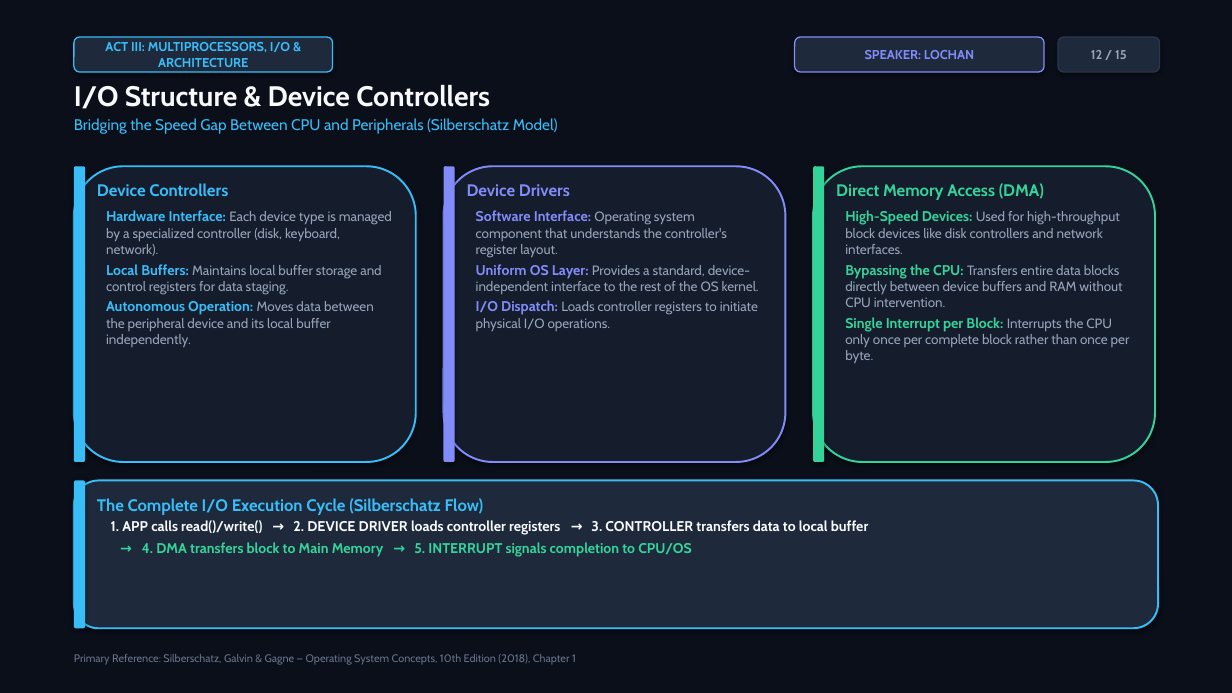
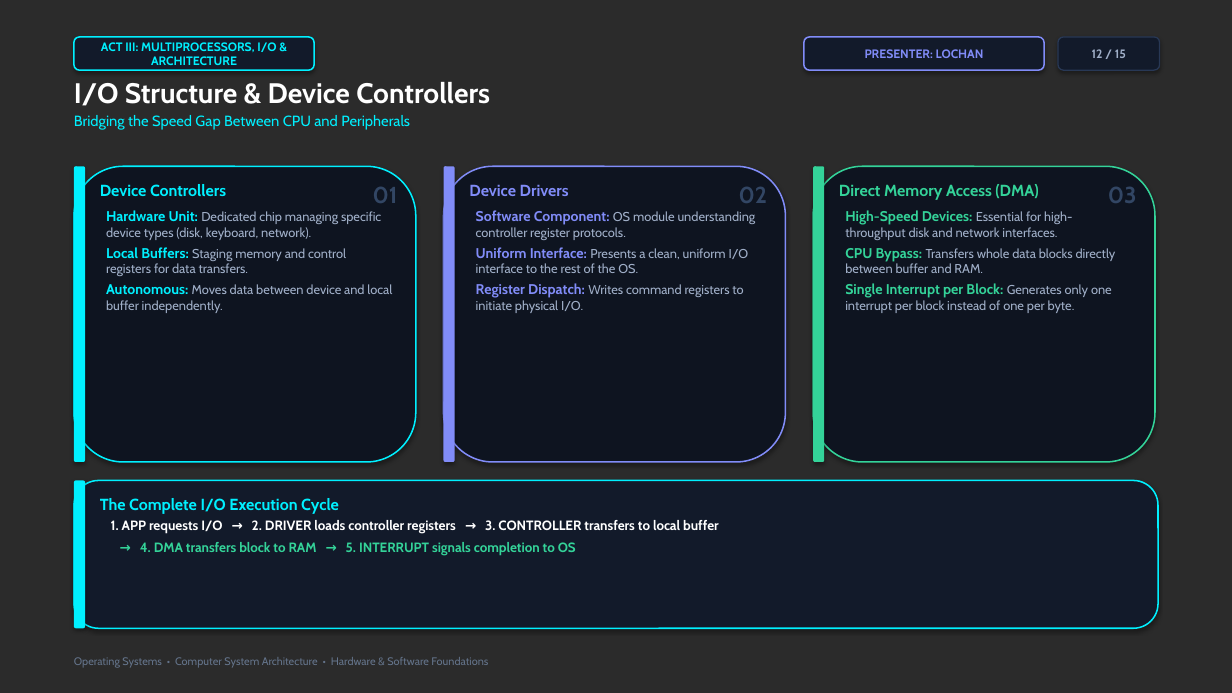
Before and after one commit to vangaramcharan2007-del/alfred, a slide deck: slide 12 of Computer_System_Architecture_OS.pptx. Drawn at 1232x693 pixels with LibreOffice and Linux fonts; fonts in the diff are those of the drawing; background and template pictures are left out; a plain dark background stands for a picture behind light text. Boxes give left, top, right and bottom in pixels: in the first picture for what was removed or moved away, otherwise in the second. Text is boxed around its words. In the diff, an @@ line names an element or a change of style, - is before the commit and + after.

Commit message:
feat(presentation): upgrade to high-production-value cinematic dark visual theme with 1080p hardware overlays

```diff
--- a/Computer_System_Architecture_OS.pptx
+++ b/Computer_System_Architecture_OS.pptx
@@ background #0B0F19 to picture (left out) @@
@@ rectangle removed at (0,0,1232,693) @@
@@ rounded rectangle "ACT III: MULTIPROCESSORS, I/O & ...": place and size @@
-rounded rectangle "ACT III: MULTIPROCESSORS, I/O & ..." at (74,37,333,72)
+rounded rectangle "ACT III: MULTIPROCESSORS, I/O & ..." at (74,37,314,70)
@@ rounded rectangle "ACT III: MULTIPROCESSORS, I/O & ..." at (74,37,314,70): size 10 to 9.5 pt, text colour #38BDF8 to #00F0FF; fill #1E293B to #121A2A; outline #38BDF8 1 pt to #00F0FF 1.2 pt @@
@@ rounded rectangle "PRESENTER: LOCHAN": place and size @@
-rounded rectangle "PRESENTER: LOCHAN" at (795,37,1044,72)
+rounded rectangle "PRESENTER: LOCHAN" at (804,37,1044,70)
@@ rounded rectangle "PRESENTER: LOCHAN" at (804,37,1044,70): fill #1E293B to #121A2A; outline #818CF8 1 pt to #818CF8 1.2 pt @@
@@ text in rounded rectangle at (865,49,984,58): text changed; size 10 to 9.5 pt @@
-SPEAKER: LOCHAN
+PRESENTER: LOCHAN
@@ rounded rectangle "12 / 15" at (1058,37,1160,70): size 10 to 9.5 pt, text colour #94A3B8 to #A0AFC8; fill #1E293B to #121A2A; outline #2A364F 1 pt to #283855 1 pt @@
@@ text at (74,82,490,106): text colour #F8FAFC to #FFFFFF in "I/O Structure & Device Controllers" @@
@@ text at (74,115,410,130): text changed; size 12 to 11.5 pt; text colour #38BDF8 to #00F0FF @@
-Bridging the Speed Gap Between CPU and Peripherals (Silberschatz Model)
+Bridging the Speed Gap Between CPU and Peripherals
@@ rounded rectangle at (74,166,85,462): fill #38BDF8 to #00F0FF @@
@@ rounded rectangle at (74,166,416,462): fill #151C2C to #0E1420; outline #38BDF8 1.5 pt to #00F0FF 1.2 pt @@
@@ rounded rectangle at (444,166,786,462): fill #151C2C to #0E1420; outline #818CF8 1.5 pt to #818CF8 1.2 pt @@
@@ rounded rectangle at (813,166,1155,462): fill #151C2C to #0E1420; outline #34D399 1.5 pt to #34D399 1.2 pt @@
@@ text "Device Controllers" at (100,184,226,196): size 13 to 12.5 pt, text colour #38BDF8 to #00F0FF @@
@@ text added at (373,187,398,203), 18 pt, text #324664, bold @@
+01
@@ text "Device Drivers" at (469,184,569,196): size 13 to 12.5 pt @@
@@ text added at (739,187,768,203), 18 pt, text #324664, bold @@
+02
@@ text "Direct Memory Access (DMA)" at (839,184,1038,200): size 13 to 12.5 pt @@
@@ text added at (1108,187,1137,203), 18 pt, text #324664, bold @@
+03
@@ text at (106,210,392,313): text changed; size 10.5 to 10 pt; text colour #94A3B8 to #A0AFC8 @@
-Hardware Interface: Each device type is managed by a specialized controller (disk, keyboard, network).
-Local Buffers: Maintains local buffer storage and control registers for data staging.
-Autonomous Operation: Moves data between the peripheral device and its local buffer independently.
+Hardware Unit: Dedicated chip managing specific device types (disk, keyboard, network).
+Local Buffers: Staging memory and control registers for data transfers.
+Autonomous: Moves data between device and local buffer independently.
@@ text at (476,210,756,313): text changed; size 10.5 to 10 pt; text colour #94A3B8 to #A0AFC8 @@
-Software Interface: Operating system component that understands the controller's register layout.
-Uniform OS Layer: Provides a standard, device-independent interface to the rest of the OS kernel.
-I/O Dispatch: Loads controller registers to initiate physical I/O operations.
+Software Component: OS module understanding controller register protocols.
+Uniform Interface: Presents a clean, uniform I/O interface to the rest of the OS.
+Register Dispatch: Writes command registers to initiate physical I/O.
@@ text at (845,210,1116,313): text changed; size 10.5 to 10 pt; text colour #94A3B8 to #A0AFC8 @@
-High-Speed Devices: Used for high-throughput block devices like disk controllers and network interfaces.
-Bypassing the CPU: Transfers entire data blocks directly between device buffers and RAM without CPU intervention.
-Single Interrupt per Block: Interrupts the CPU only once per complete block rather than once per byte.
+High-Speed Devices: Essential for high-throughput disk and network interfaces.
+CPU Bypass: Transfers whole data blocks directly between buffer and RAM.
+Single Interrupt per Block: Generates only one interrupt per block instead of one per byte.
@@ rounded rectangle at (74,481,1158,628): fill #1E293B to #121A2A; outline #38BDF8 1.5 pt to #00F0FF 1.2 pt @@
@@ rounded rectangle at (74,481,85,628): fill #38BDF8 to #00F0FF @@
@@ text at (100,498,339,514): text changed; size 13 to 12.5 pt; text colour #38BDF8 to #00F0FF @@
-The Complete I/O Execution Cycle (Silberschatz Flow)
+The Complete I/O Execution Cycle
@@ text at (111,520,719,555): text changed; size 11 to 10.5 pt; text colour #F8FAFC to #FFFFFF @@
-1. APP calls read()/write() → 2. DEVICE DRIVER loads controller registers → 3. CONTROLLER transfers data to local buffer
-→ 4. DMA transfers block to Main Memory → 5. INTERRUPT signals completion to CPU/OS
+1. APP requests I/O → 2. DRIVER loads controller registers → 3. CONTROLLER transfers to local buffer
+→ 4. DMA transfers block to RAM → 5. INTERRUPT signals completion to OS
@@ text at (74,657,488,668): text changed @@
-Primary Reference: Silberschatz, Galvin & Gagne — Operating System Concepts, 10th Edition (2018), Chapter 1
+Operating Systems • Computer System Architecture • Hardware & Software Foundations
```
Also in this commit, not shown: 14 other slides changed, 19 other files.
